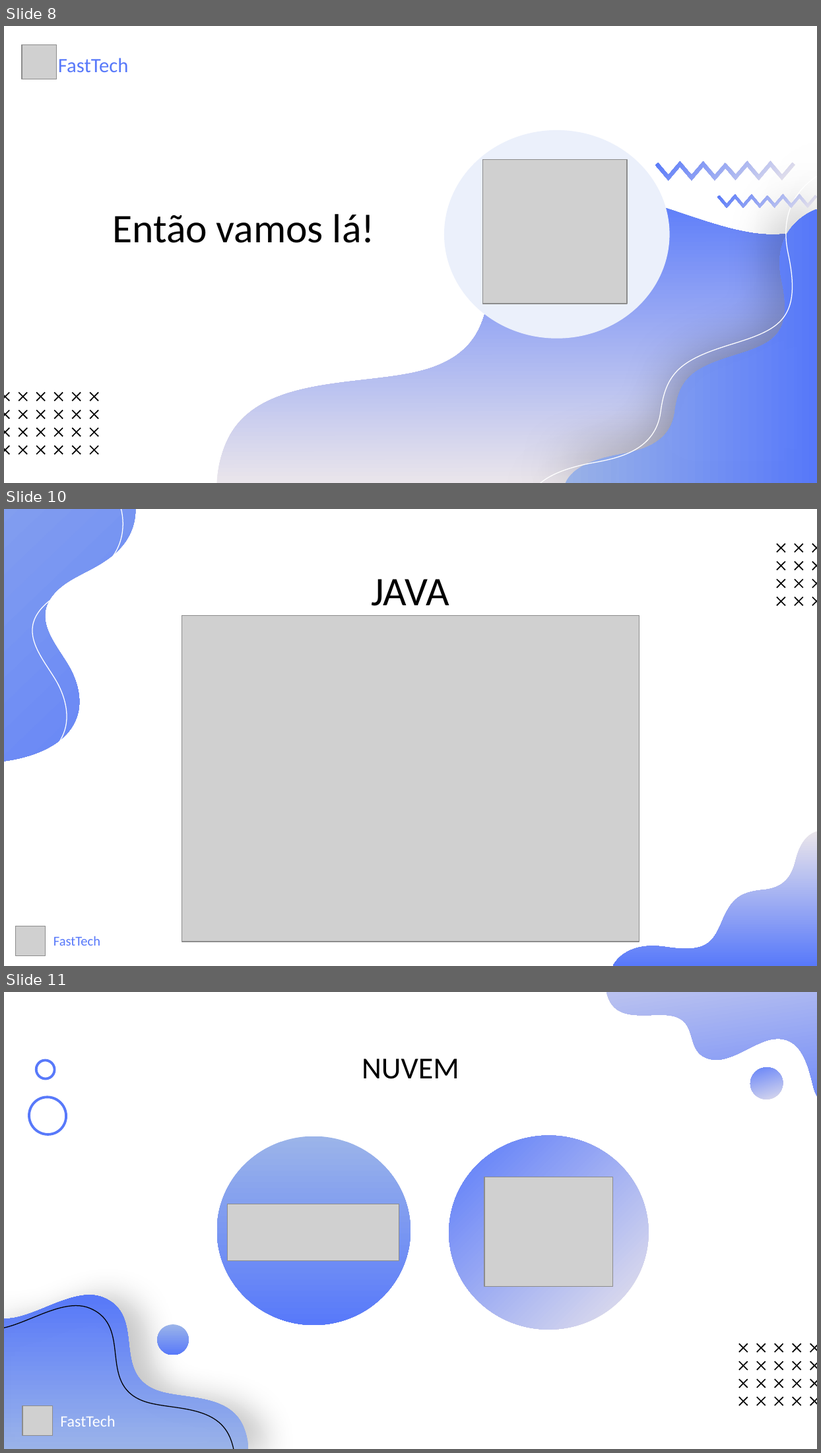
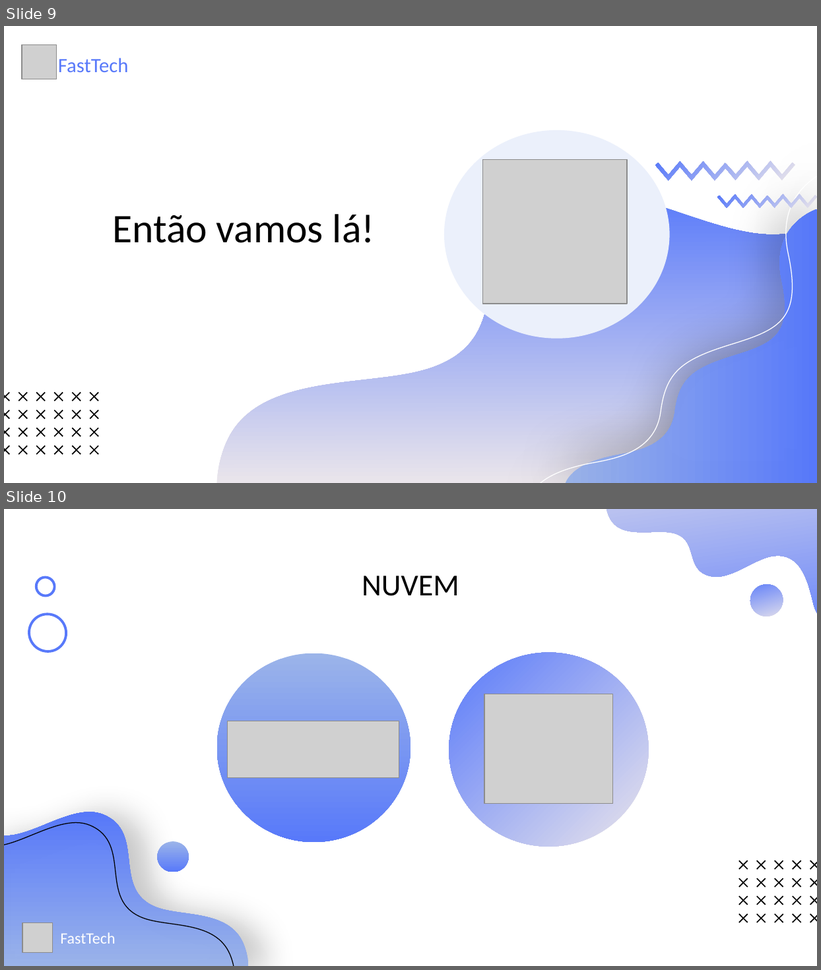
Before and after one commit to Grupo-1-adsa/Grupo-1-adsa, a slide deck: Documentação/PPT/Sprint 3 - Apresentação.pptx. Shown one above the other, each under a label of ours: slides 8, 10 and 11 before the commit, slides 9 and 10 after it; the slides between them are not shown. The pictures are 821x1453 and 821x970 pixels, drawn with LibreOffice and Linux fonts; fonts in the diff are those of the drawing; grey boxes stand for pictures. Boxes give left, top, right and bottom in pixels: in the first picture for what was removed or moved away, otherwise in the second. Text is boxed around its words. In the diff, an @@ line names an element or a change of style, - is before the commit and + after.

```diff
--- a/Documentação/PPT/Sprint 3 - Apresentação.pptx
+++ b/Documentação/PPT/Sprint 3 - Apresentação.pptx
@@ slide 10 removed at (4,509,817,966), background #FFFFFF @@
@@ freeform shape removed at (4,509,232,822) @@
@@ freeform shape removed at (4,509,220,836) @@
@@ title removed at (371,579,450,606) @@
-JAVA
@@ group removed at (776,543,817,606): 12 freeform shapes @@
@@ picture removed at (182,615,640,941) @@
@@ freeform shape removed at (613,832,817,966) @@
@@ picture removed at (15,926,46,956) @@
@@ text removed at (54,936,100,946) @@
-FastTech
@@ what was slide 8 is now slide 9 @@
@@ what was slide 11 is now slide 10 @@
```
Also in this commit, not shown: 1 slide changed, 1 slide added, 1 other slide removed, 1 other file.
